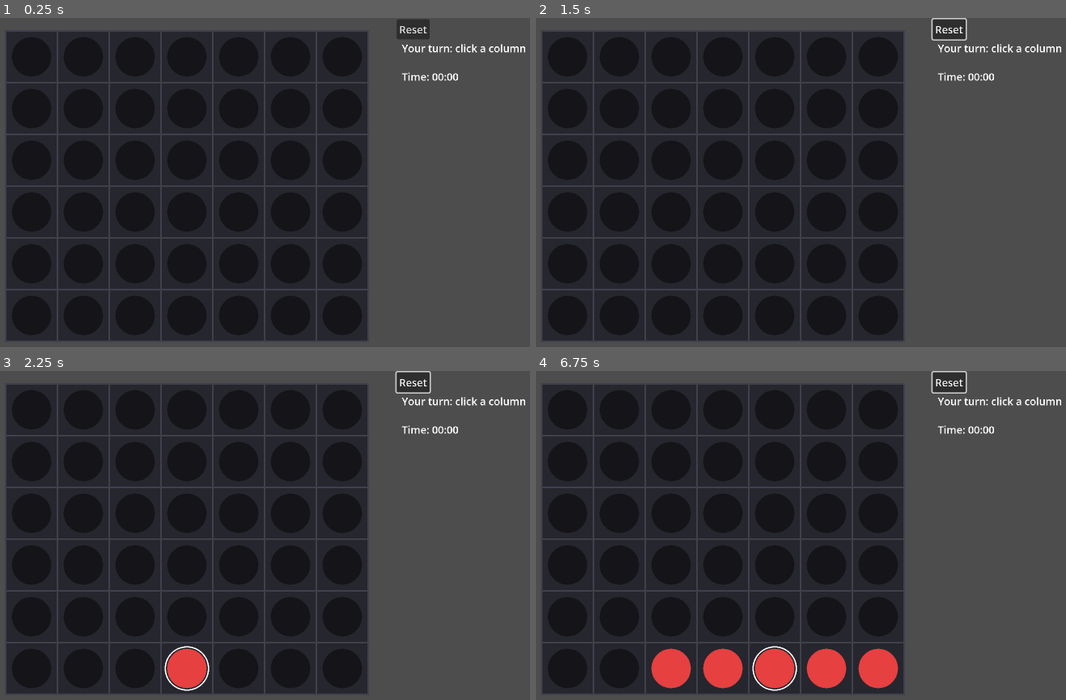
Above: before the commit, frames 1-4 (two rows, left to right).
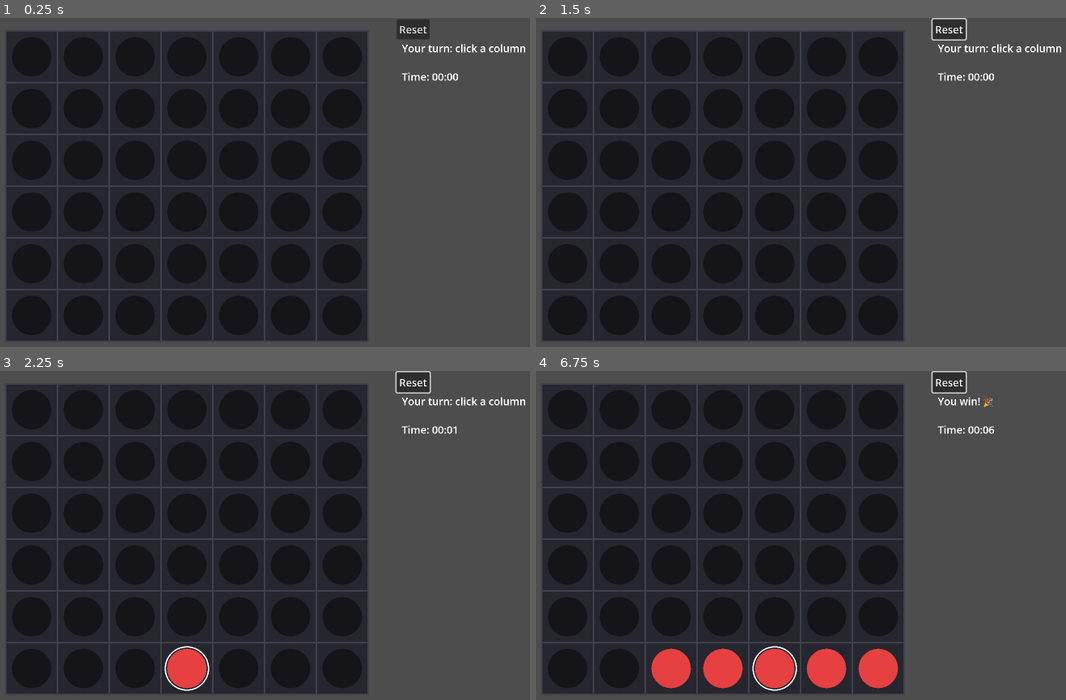
Above: after the commit, the same moments.

Repository: bharper9/CSC-492-Senior-Proj
Game: Godot game, scene res://Scenes/Board.tscn
The game is run twice, just before and just after one commit, with the same random seed, the same clock (stepped at 60 frames per second) and the same inputs. The project has no main scene, so this scene is started directly.
Inputs (mouse positions are in pixels of both pictures, inside the frame that each line leads up to):
- Up to frame 1 (0.25 s): no input
- Up to frame 2 (1.5 s): click "Reset" at 0.5 s; move the mouse to (997, 182) at 1.27 s; click (997, 182) at 1.42 s
- Up to frame 3 (2.25 s): move the mouse to (185, 571) at 2.02 s; click (185, 571) at 2.17 s
- Up to frame 4 (6.75 s): move the mouse to (917, 472) at 2.77 s; click (917, 472) at 2.92 s; move the mouse to (822, 624) at 3.52 s; click (822, 624) at 3.67 s; move the mouse to (1044, 607) at 4.27 s; click (1044, 607) at 4.42 s; move the mouse to (657, 499) at 5.02 s; click (657, 499) at 5.17 s; move the mouse to (885, 551) at 5.77 s; click (885, 551) at 5.92 s; move the mouse to (753, 463) at 6.52 s; click (753, 463) at 6.67 s

Frames 1-2 are identical in both runs. In frame 3, less than 0.1% of the frame differs, in the area x 85-87%, y 16-20%; in frame 4, 0.3%, in the area x 79-100%, y 7-19%.
Error before the commit: Cannot call method 'start' on a null value. (res://Scenes/board.gd:48)

Commit message:
Timer fixed

Diff:
--- a/Scenes/Board.tscn
+++ b/Scenes/Board.tscn
@@ -29,7 +29,7 @@
 offset_bottom = 102.0
 text = "Time: 00:00"
 
-[node name="GameTimer" type="Timer" parent="TimerLabel"]
+[node name="GameTimer" type="Timer" parent="."]
 
 [connection signal="pressed" from="ResetButton" to="." method="_on_reset_button_pressed"]
-[connection signal="timeout" from="TimerLabel/GameTimer" to="." method="_on_game_timer_timeout"]
+[connection signal="timeout" from="GameTimer" to="." method="_on_game_timer_timeout"]
--- a/Scenes/board.gd
+++ b/Scenes/board.gd
@@ -9,24 +9,24 @@
 @onready var board_view: Node2D = $BoardView
 @onready var status_label: Label = $StatusLabel
 @onready var reset_button: Button = $ResetButton
+
 @onready var timer_label: Label = $TimerLabel
 @onready var game_timer: Timer = $GameTimer
-
-var elapsed_seconds: int = 0
-
 
 var board: Array = []               # board[row][col]
 var current_player: int = HUMAN
 var game_over: bool = false
 
-# Difficulty: just for UI messaging now; later your AI will use this.
 var last_move_row: int = -1
 var last_move_col: int = -1
+
+var elapsed_seconds: int = 0
 
 func _ready() -> void:
 	reset_game()
 
 func reset_game() -> void:
+	# Initialize board
 	board = []
 	for r in ROWS:
 		var row := []
@@ -39,25 +39,24 @@
 	last_move_row = -1
 	last_move_col = -1
 
+	# Timer reset + start
+	elapsed_seconds = 0
+	update_timer_label()
+	game_timer.start()
+
 	status_label.text = "Your turn: click a column"
 	board_view.call("set_board", board)
 	board_view.call("set_last_move", last_move_row, last_move_col)
 	board_view.queue_redraw()
-	elapsed_seconds = 0
-	update_timer_label()
-	game_timer.start()
-
 
 func _unhandled_input(event: InputEvent) -> void:
 	if game_over:
 		return
 	if event is InputEventMouseButton and event.pressed and event.button_index == MOUSE_BUTTON_LEFT:
-		# Convert click x-position into a column based on BoardView geometry
 		var col: int = board_view.call("mouse_to_column", event.position)
 		if col == -1:
 			return
 		try_human_move(col)
-
 
 func try_human_move(col: int) -> void:
 	if current_player != HUMAN or game_over:
@@ -70,25 +69,27 @@
 
 	apply_move(drop_row, col, HUMAN)
 
-	# Check end conditions
+	# End conditions
 	if check_win(drop_row, col, HUMAN):
-		game_over = true
-		game_timer.stop()
-		print("Game duration (seconds): ", elapsed_seconds)
-		status_label.text = "You win!"
+		end_game("You win! 🎉")
 		return
 
-
 	if check_draw():
-		game_over = true
-		game_timer.stop()
-		print("Game duration (seconds): ", elapsed_seconds)
-		status_label.text = "Draw."
+		end_game("Draw.")
 		return
 
-	# If you later add AI, switch to AI here.
+	# For now, still human's turn (since AI not added yet)
 	current_player = HUMAN
 	status_label.text = "Your turn: click a column"
+
+func end_game(result_text: String) -> void:
+	game_over = true
+	game_timer.stop()
+
+	print("Game result: ", result_text)
+	print("Game duration (seconds): ", elapsed_seconds)
+
+	status_label.text = result_text
 
 func get_drop_row(col: int) -> int:
 	if col < 0 or col >= COLS:
@@ -109,14 +110,13 @@
 	board_view.queue_redraw()
 
 func check_draw() -> bool:
-	# If no column has space, it's a draw (assuming no win already)
+	# If top row is full across all columns, it's a draw (assuming no win)
 	for c in COLS:
 		if board[ROWS - 1][c] == EMPTY:
 			return false
 	return true
 
 func check_win(row: int, col: int, player: int) -> bool:
-	# Check 4 directions: horiz, vert, diag1, diag2
 	return (
 		count_line(row, col, 0, 1, player) >= 4 or
 		count_line(row, col, 1, 0, player) >= 4 or
@@ -125,7 +125,6 @@
 	)
 
 func count_line(row: int, col: int, dr: int, dc: int, player: int) -> int:
-	# Count contiguous pieces in both directions including the origin
 	var total := 1
 	total += count_dir(row, col, dr, dc, player)
 	total += count_dir(row, col, -dr, -dc, player)
@@ -141,10 +140,7 @@
 		c += dc
 	return count
 
-func _on_reset_button_pressed() -> void:
-	reset_game()
-
-
+# --- Timer code ---
 func _on_game_timer_timeout() -> void:
 	elapsed_seconds += 1
 	update_timer_label()
@@ -153,3 +149,6 @@
 	var minutes := elapsed_seconds / 60
 	var seconds := elapsed_seconds % 60
 	timer_label.text = "Time: %02d:%02d" % [minutes, seconds]
+
+func _on_reset_button_pressed() -> void:
+	reset_game()
--- a/Scenes/board_view.gd
+++ b/Scenes/board_view.gd
@@ -6,7 +6,6 @@
 const HUMAN := 1
 const AI := 2
 
-# Board rendering settings
 @export var cell_size: float = 80.0
 @export var padding: float = 20.0
 
@@ -21,6 +20,7 @@
 	last_move_row = r
 	last_move_col = c
 
+# ✅ Strongly typed: returns -1 for invalid click
 func mouse_to_column(mouse_pos: Vector2) -> int:
 	var local := to_local(mouse_pos)
 	var board_origin := Vector2(padding, padding)
@@ -41,31 +41,30 @@
 	var w := COLS * cell_size
 	var h := ROWS * cell_size
 
-	# Background board
+	# Board background
 	draw_rect(Rect2(origin, Vector2(w, h)), Color(0.15, 0.15, 0.18), true)
 
-	# Grid + pieces
 	for r in ROWS:
 		for c in COLS:
+			# Flip y so row 0 is bottom visually
 			var cell_top_left := origin + Vector2(c * cell_size, (ROWS - 1 - r) * cell_size)
 			draw_rect(Rect2(cell_top_left, Vector2(cell_size, cell_size)), Color(0.25, 0.25, 0.30), false, 2.0)
 
 			var center := cell_top_left + Vector2(cell_size / 2.0, cell_size / 2.0)
 			var radius := cell_size * 0.38
 
-			# Piece color
 			var v := EMPTY
 			if board.size() == ROWS and board[r].size() == COLS:
 				v = board[r][c]
 
-			var col := Color(0.08, 0.08, 0.10) # empty slot
+			var piece_color := Color(0.08, 0.08, 0.10) # empty slot
 			if v == HUMAN:
-				col = Color(0.90, 0.25, 0.25)
+				piece_color = Color(0.90, 0.25, 0.25)
 			elif v == AI:
-				col = Color(0.90, 0.85, 0.25)
+				piece_color = Color(0.90, 0.85, 0.25)
 
-			draw_circle(center, radius, col)
+			draw_circle(center, radius, piece_color)
 
-			# Optional: highlight last move with a thin ring
+			# Highlight last move
 			if r == last_move_row and c == last_move_col and last_move_row != -1:
 				draw_arc(center, radius + 3.0, 0.0, TAU, 48, Color(1, 1, 1), 2.0)
